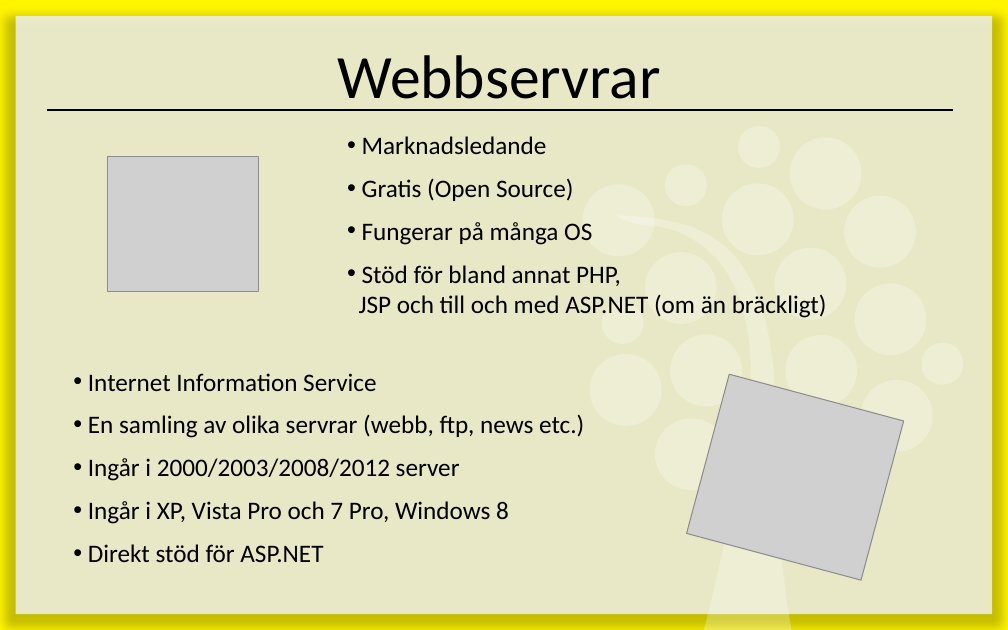
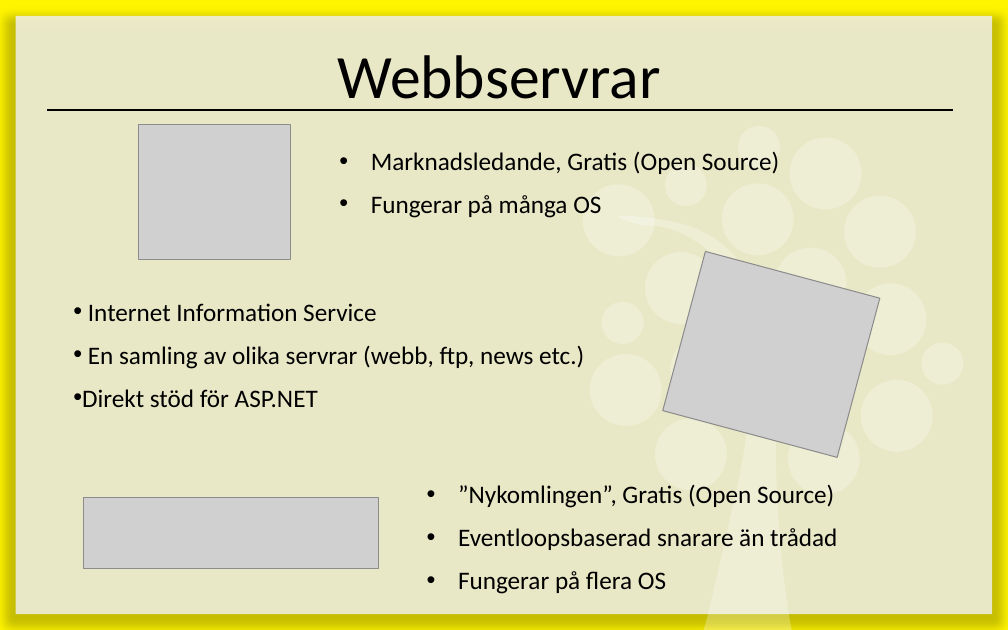
Before and after one commit to 1ik415/Kursmaterial, a slide deck: slide 6 of Föreläsningar/F04 - Webbteknik.pptx. Drawn at 1008x630 pixels with LibreOffice and Linux fonts; fonts in the diff are those of the drawing; grey boxes stand for pictures. Boxes give left, top, right and bottom in pixels: in the first picture for what was removed or moved away, otherwise in the second. Text is boxed around its words. In the diff, an @@ line names an element or a change of style, - is before the commit and + after.

```diff
--- a/Föreläsningar/F04 - Webbteknik.pptx
+++ b/Föreläsningar/F04 - Webbteknik.pptx
@@ picture: place and size @@
-picture at bbox=[107, 156, 258, 291]
+picture at bbox=[139, 125, 290, 260]
@@ text "Marknadsledande, Gratis (Open Source)": place and size @@
-text "Marknadsledande, Gratis (Open Source)" at bbox=[359, 136, 827, 318]
+text "Marknadsledande, Gratis (Open Source)" at bbox=[371, 152, 779, 218]
@@ text at bbox=[371, 152, 779, 174]: text changed @@
-• Marknadsledande
-• Gratis (Open Source)
+• Marknadsledande, Gratis (Open Source)
@@ text at bbox=[371, 195, 601, 218]: indent changed @@
@@ text at bbox=[359, 265, 827, 318]: paragraph removed @@
-• Stöd för bland annat PHP,
-  JSP och till och med ASP.NET (om än bräckligt)
@@ picture: place and size @@
-picture at bbox=[686, 375, 903, 581]
+picture at bbox=[663, 252, 880, 458]
@@ text "Internet Information Service": place and size @@
-text "Internet Information Service" at bbox=[88, 373, 584, 562]
+text "Internet Information Service" at bbox=[82, 303, 584, 407]
@@ text at bbox=[88, 458, 509, 524]: paragraphs removed @@
-• Ingår i 2000/2003/2008/2012 server
-• Ingår i XP, Vista Pro och 7 Pro, Windows 8
@@ picture added at bbox=[84, 498, 379, 569] @@
@@ text added at bbox=[458, 485, 837, 594], 18 pt, text #000000 @@
+• ”Nykomlingen”, Gratis (Open Source)
+• Eventloopsbaserad snarare än trådad
+• Fungerar på flera OS
```
Also in this commit, not shown: 7 other slides changed.
